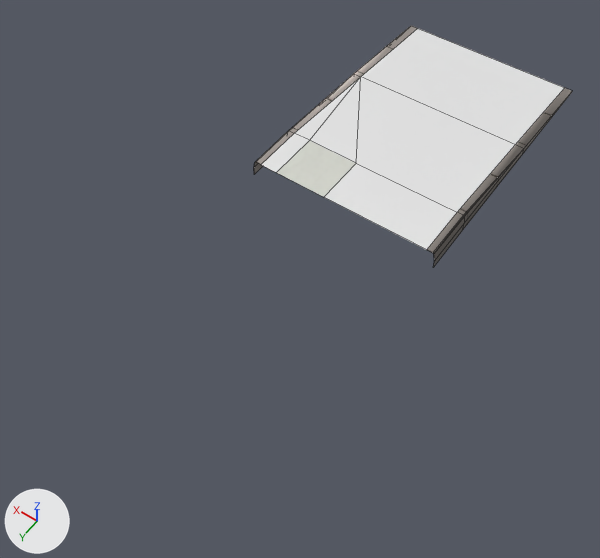
A saved change to the Blender file work/modular_tram_station.blend.
One viewpoint serves both versions: a 50 mm camera at (-4.51, 7.36, 9.36) aimed at (0.03, 1.0, -0.63). Lighting does not change. The marker at lower left points along +X, +Y and +Z. Mesh edges are drawn as thin lines. Objects named as collision shapes, trigger or cutter boxes, shadow casters or lower levels of detail are left out.

The older version as bpy lines, for what is in view:
```python
me_modutram_platform_single_access_btm_era_c_lod0 = bpy.data.meshes.new('modutram_platform_single_access_btm_era_c_lod0')
me_modutram_platform_single_access_btm_era_c_lod0.from_pydata(...)  # 38 vertices, 31 faces; spans x -1.65..1.65, y -4.9..0.0, z -0.15..0.15
me_modutram_platform_single_access_btm_era_c_lod0.polygons.foreach_set('use_smooth', [True] * 31)
# faces by material slot: [6, 1, 24]
me_modutram_platform_single_access_btm_era_c_lod0.materials.append(mat_modutram_paving)  # its picture is missing
me_modutram_platform_single_access_btm_era_c_lod0.materials.append(mat_modutram_tactile_paving)
me_modutram_platform_single_access_btm_era_c_lod0.materials.append(mat_modutram_curb)
ob_platform_single_access_btm_era_c_lod0 = bpy.data.objects.new('platform_single_access_btm_era_c_lod0', me_modutram_platform_single_access_btm_era_c_lod0)
ob_platform_single_access_btm_era_c_lod0.location = (0.0, 0.0, 0.0)
ob_platform_single_access_btm_era_c_lod0.scale = (-1.0, 1.0, 1.0)
_m = ob_platform_single_access_btm_era_c_lod0.modifiers.new('EdgeSplit', 'EDGE_SPLIT')
_m.use_edge_angle = False
```
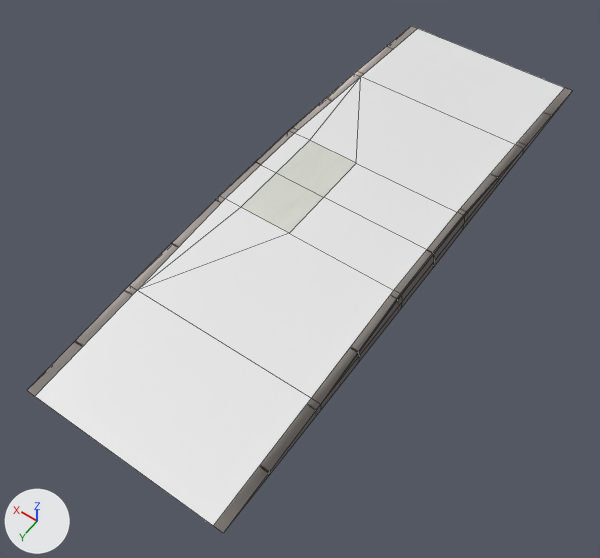
What differs and where, as boxes [x1, y1, x2, y2] in the pictures (600 x 558 px; the box of a moved part takes in the faces that stretch with it):
'platform_single_access_top_era_c_lod0', added: after [27, 162, 434, 533]
    faces in mat_modutram_paving (its picture is missing): [35, 165, 426, 526]
    faces in mat_modutram_curb: [27, 162, 434, 533]
    faces in mat_modutram_tactile_paving: [241, 173, 324, 233]
'platform_single_access_btm_era_c_lod0', reshaped: before [254, 26, 572, 267]; after [256, 26, 572, 267]
part 1 of me_modutram_platform_single_access_btm_era_c_lod0, moved or reshaped: [261, 77, 515, 250] in both

Diff of the bpy script that builds the scene:
```diff
--- a/work/modular_tram_station.blend.py
+++ b/work/modular_tram_station.blend.py
@@ me_modutram_platform_single_access_btm_era_c_lod0 @@
 me_modutram_platform_single_access_btm_era_c_lod0.from_pydata(...)  # 38 vertices, 31 faces; spans x -1.65..1.65, y -4.9..0.0, z -0.15..0.15
 # used by ob_platform_single_access_btm_era_c_lod0; location = (0.0, 0.0, 0.0); scale = (-1.0, 1.0, 1.0)
+# me_modutram_platform_single_access_btm_era_c_lod0 part 1
+# 4 vertices are removed from x -1.2..-0.3, y -0.9..0.0, z 0.15
+# 6 faces are deleted
+# 4 vertices are added at (0.3, -0.9, 0.15), (1.2, -0.9, 0.15), (1.2, 0.0, 0.15), (0.3, 0.0, 0.15)
+# 5 new faces join them, mat_modutram_paving (its picture is missing)
+# 1 new face joins them, mat_modutram_tactile_paving
 me_modutram_platform_single_access_btm_era_c_lod0.materials.append(mat_modutram_paving)
@@ ob_platform_single_access_top_era_c_lod0 @@
+ob_platform_single_access_top_era_c_lod0 = bpy.data.objects.new('platform_single_access_top_era_c_lod0', me_modutram_platform_single_access_top_era_c_lod0.copy())  # the mesh of ob_platform_single_access_top_era_c_lod0
+ob_platform_single_access_top_era_c_lod0.location = (0.0, 0.0, 0.0)
+_m = ob_platform_single_access_top_era_c_lod0.modifiers.new('EdgeSplit', 'EDGE_SPLIT')
+_m.use_edge_angle = False
```
